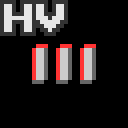
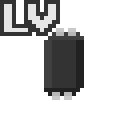
Revision of a layered 128x128 image; what changed, layer by layer:
showed "T LV" over bbox(12, 0, 60, 36)
hid "T HV" over bbox(12, 0, 68, 36)
hid group "Dots" (22 layers) over bbox(0, 0, 128, 128)
hid group "3 dots" (3 layers) over bbox(0, 0, 128, 128)
painted on "Color" over bbox(0, 0, 128, 128)
showed "0 dots base" over bbox(44, 28, 84, 100)
hid "3 dots base" over bbox(20, 28, 108, 100)
